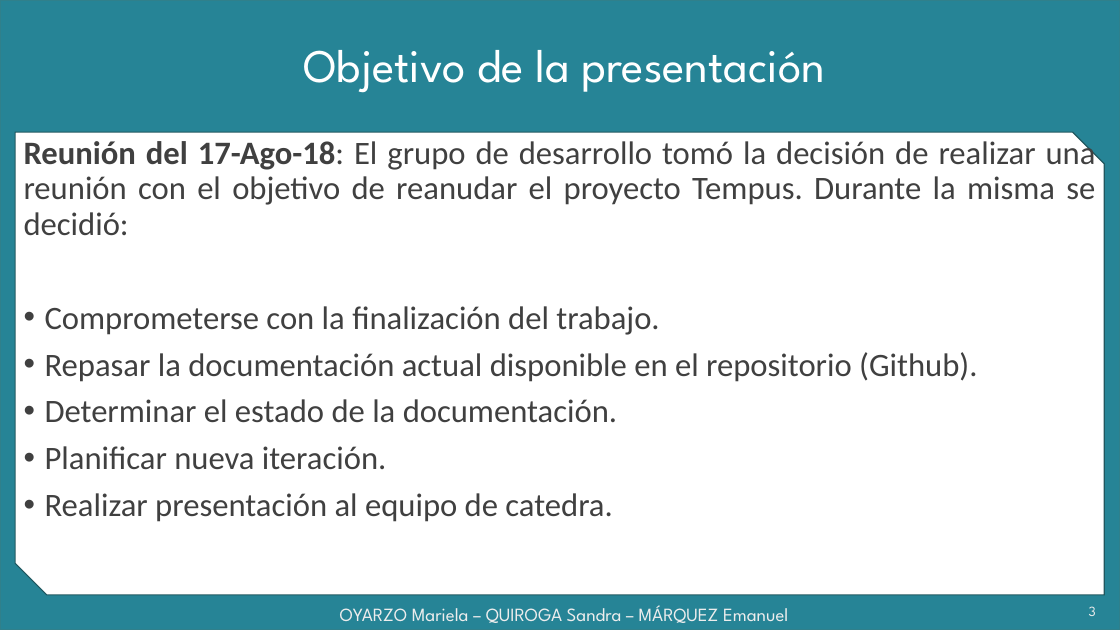
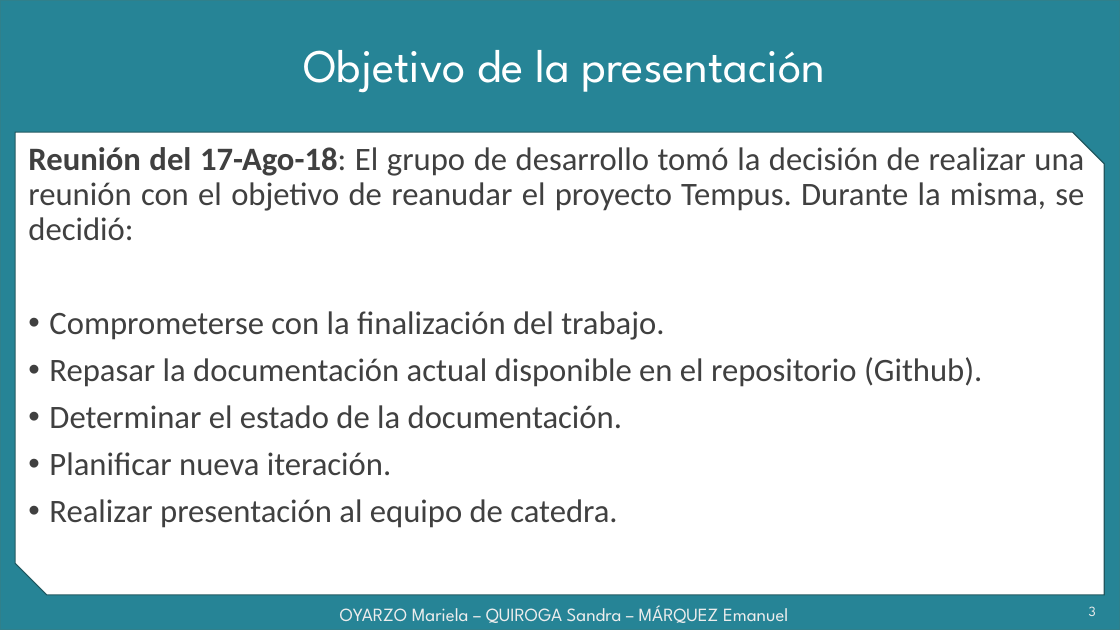
Before and after one commit to grupoyenu/yenu, a slide deck: slide 3 of 08. Presentaciones/Presentación 9 - 31.08.18.pptx. Drawn at 1120x630 pixels with LibreOffice and Linux fonts; fonts in the diff are those of the drawing; background and template pictures are left out. Boxes give left, top, right and bottom in pixels: in the first picture for what was removed or moved away, otherwise in the second. Text is boxed around its words. In the diff, an @@ line names an element or a change of style, - is before the commit and + after.

```diff
--- a/08. Presentaciones/Presentación 9 - 31.08.18.pptx
+++ b/08. Presentaciones/Presentación 9 - 31.08.18.pptx
@@ text at [28,143,1084,240]: text changed @@
-Reunión del 17-Ago-18: El grupo de desarrollo tomó la decisión de realizar una reunión con el objetivo de reanudar el proyecto Tempus. Durante la misma se decidió:
+Reunión del 17-Ago-18: El grupo de desarrollo tomó la decisión de realizar una reunión con el objetivo de reanudar el proyecto Tempus. Durante la misma, se decidió:
```
Also in this commit, not shown: 10 other slides changed, 2 slides added.
